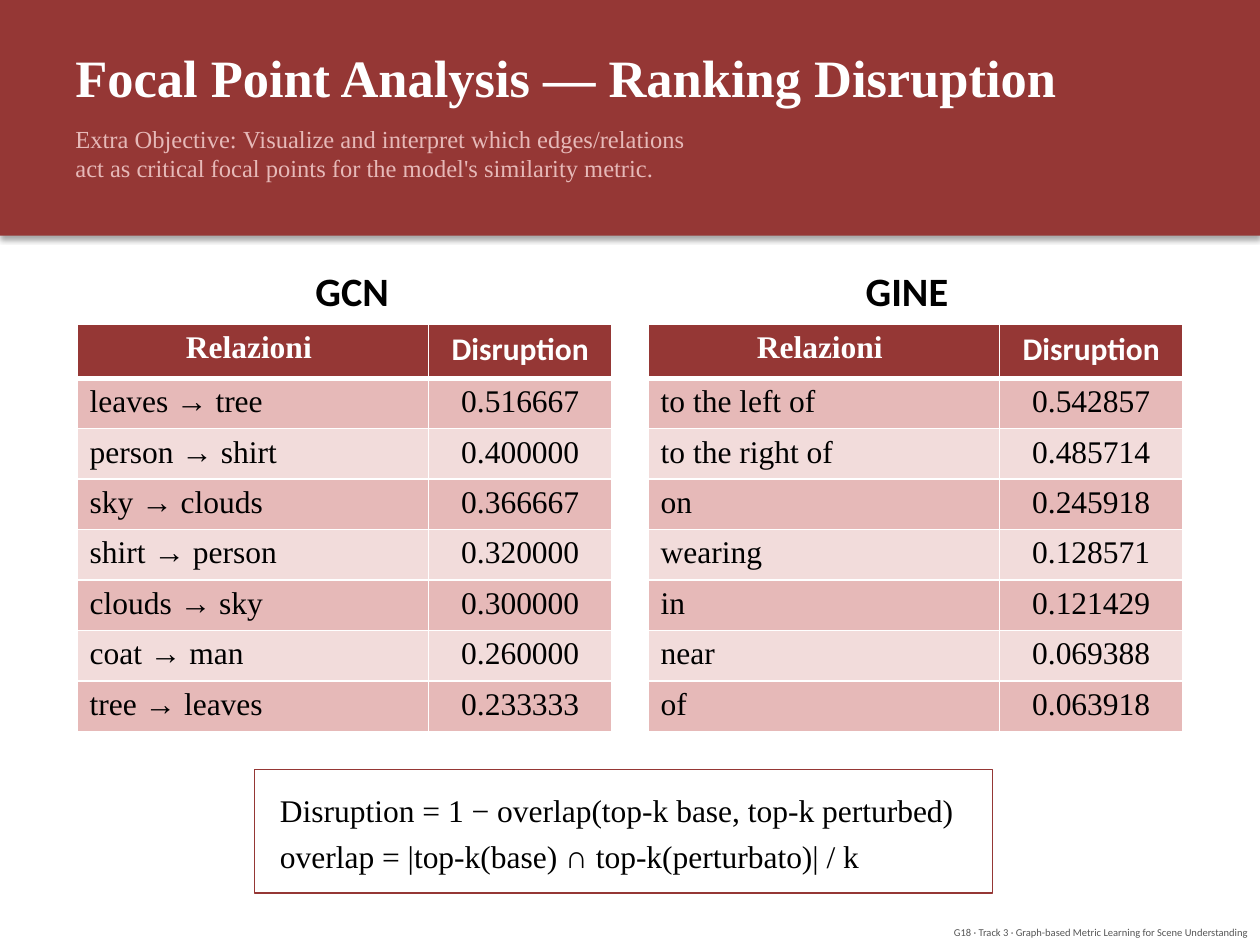
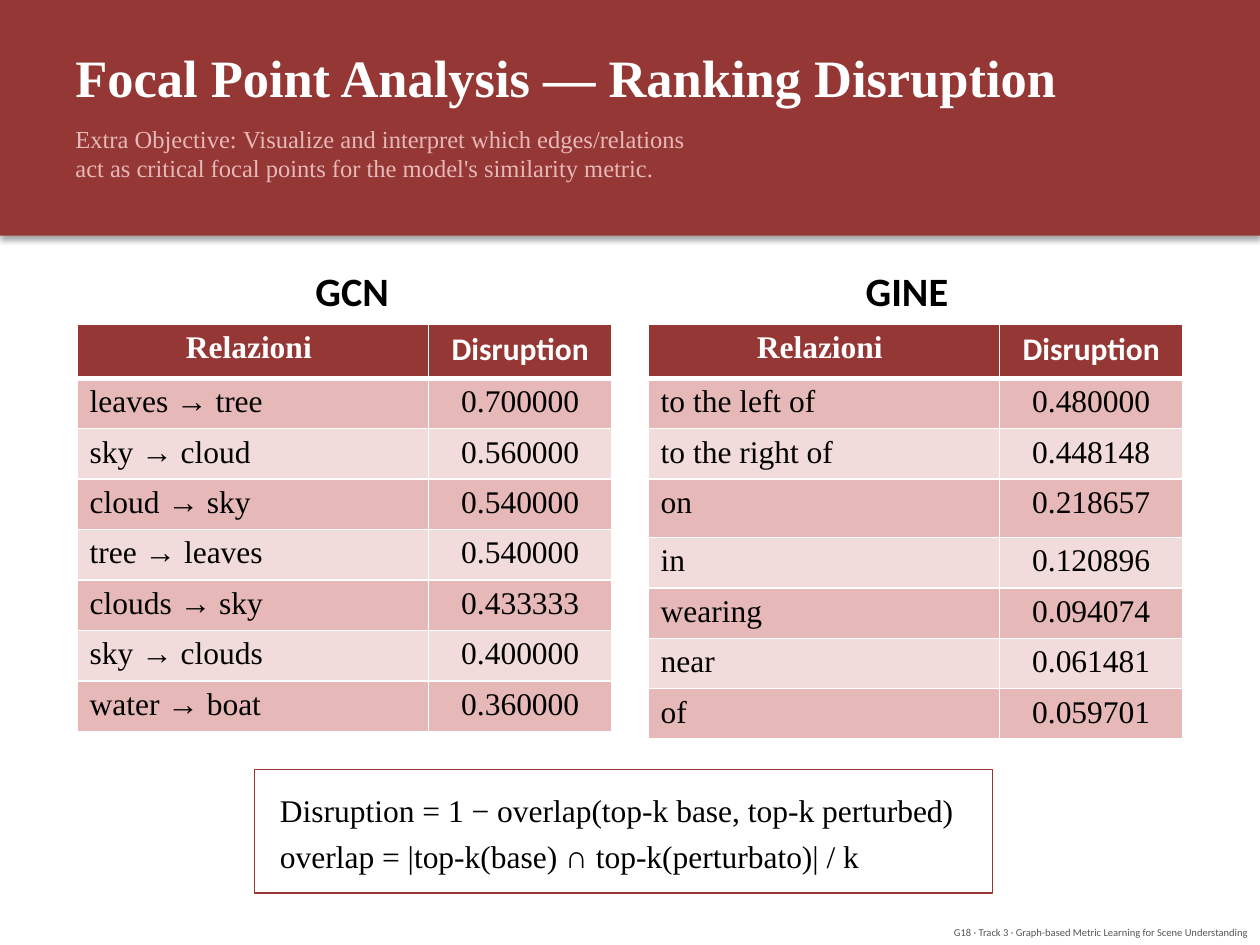
Before and after one commit to LenionK/dl26-projects, a slide deck: slide 13 of docs/presentazione_G18.pptx (slide 12 before the commit). Drawn at 1260x945 pixels with LibreOffice and Linux fonts; fonts in the diff are those of the drawing. Boxes give left, top, right and bottom in pixels: in the first picture for what was removed or moved away, otherwise in the second. Text is boxed around its words. In the diff, an @@ line names an element or a change of style, - is before the commit and + after.

```diff
--- a/docs/presentazione_G18.pptx
+++ b/docs/presentazione_G18.pptx
@@ table at [77, 324, 612, 731] @@
-row 2, column 2: 0.516667
+row 2, column 2: 0.700000
-row 3, column 1: person → shirt
+row 3, column 1: sky → cloud
-row 3, column 2: 0.400000
+row 3, column 2: 0.560000
-row 4, column 1: sky → clouds
+row 4, column 1: cloud → sky
-row 4, column 2: 0.366667
+row 4, column 2: 0.540000
-row 5, column 1: shirt → person
+row 5, column 1: tree → leaves
-row 5, column 2: 0.320000
+row 5, column 2: 0.540000
-row 6, column 2: 0.300000
+row 6, column 2: 0.433333
-row 7, column 1: coat → man
+row 7, column 1: sky → clouds
-row 7, column 2: 0.260000
+row 7, column 2: 0.400000
-row 8, column 1: tree → leaves
+row 8, column 1: water → boat
-row 8, column 2: 0.233333
+row 8, column 2: 0.360000
@@ table at [648, 324, 1183, 738] @@
-row 2, column 2: 0.542857
+row 2, column 2: 0.480000
-row 3, column 2: 0.485714
+row 3, column 2: 0.448148
-row 4, column 2: 0.245918
+row 4, column 2: 0.218657
-row 5, column 1: wearing
+row 5, column 1: in
-row 5, column 2: 0.128571
+row 5, column 2: 0.120896
-row 6, column 1: in
+row 6, column 1: wearing
-row 6, column 2: 0.121429
+row 6, column 2: 0.094074
-row 7, column 2: 0.069388
+row 7, column 2: 0.061481
-row 8, column 2: 0.063918
+row 8, column 2: 0.059701
```
Also in this commit, not shown: 6 other slides changed, 1 slide added, 2 other files.
